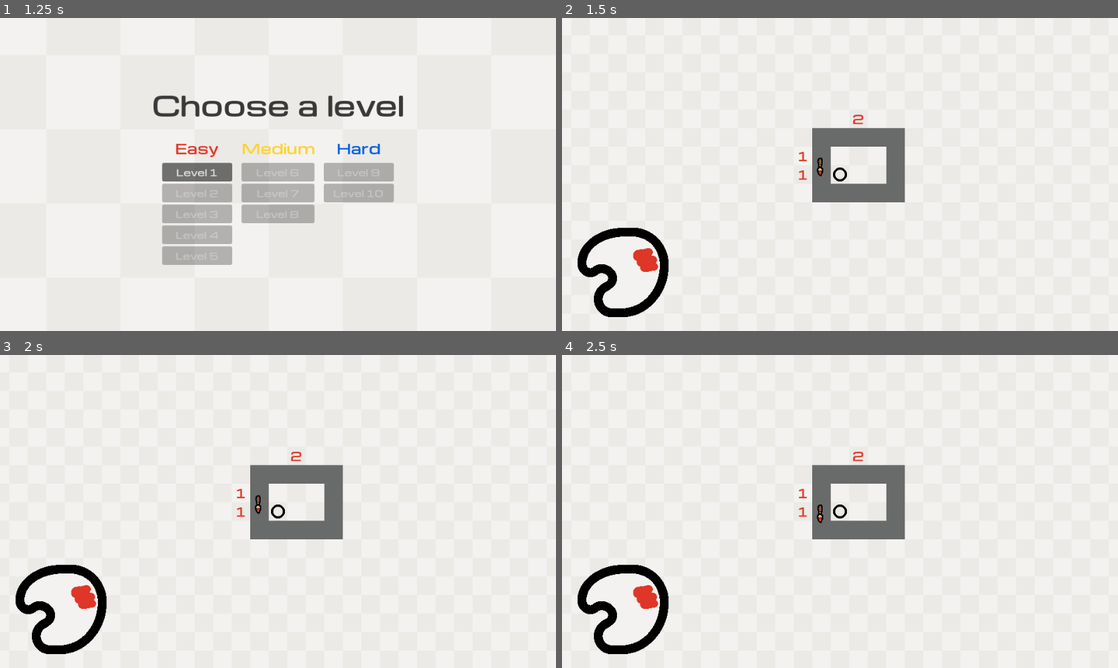
Above: before the commit, frames 1-4 (two rows, left to right).
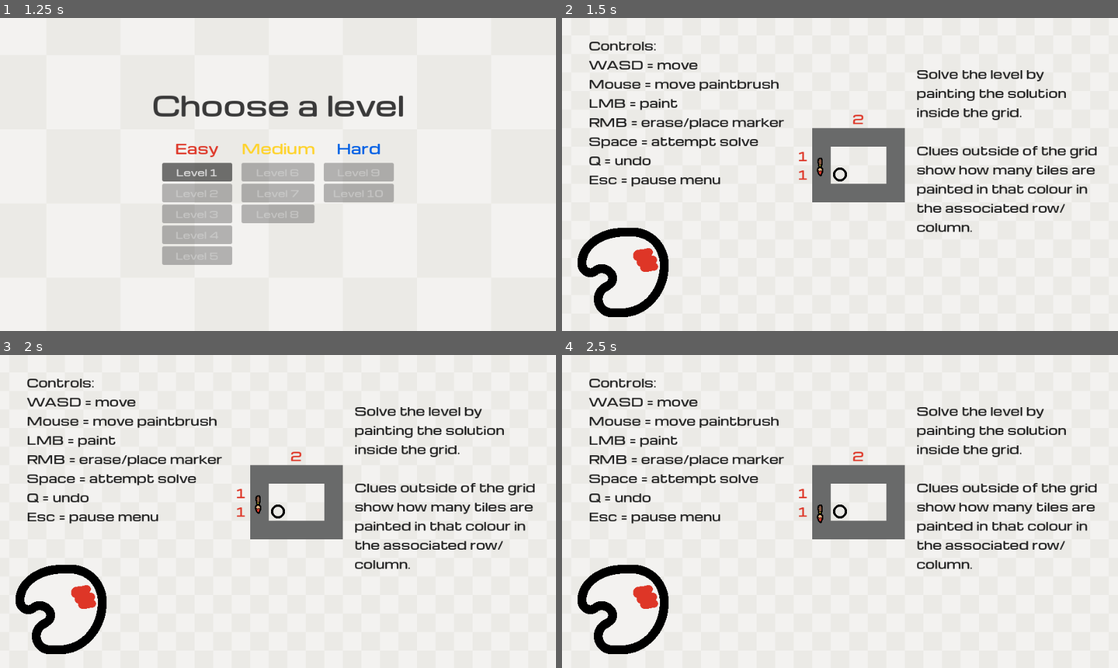
Above: after the commit, the same moments.

Repository: btoosey/Godot-Wild-Jam-99
Game: Godot game, scene res://scenes/main/main.tscn
Two runs of this game, one before a commit and one after it. Both use one fixed random seed, a clock stepped at 60 frames per second and the inputs below.
Inputs (mouse positions are in pixels of both pictures, inside the frame that each line leads up to):
- Up to frame 1 (1.25 s): click "Start Game" at 0.5 s
- Up to frame 2 (1.5 s): click "Level 1" at 1.25 s
- Up to frame 3 (2 s): no input
- Up to frame 4 (2.5 s): click (645, 596) at 2 s

Frame 1 is identical in both runs. In frame 2, 5.7% of the frame differs, in the area x 4-97%, y 7-69%; in frame 3, 5.7%; in frame 4, 5.7%.

Commit message:
ADD: Tutorialisation of levels

Diff:
--- a/scenes/clues/clue_container.gd
+++ b/scenes/clues/clue_container.gd
@@ -1,6 +1 @@
 extends Node2D
-
-
-func hide_clues() -> void:
-	for clue in get_children():
-		clue.hide()
--- a/scenes/levels/level001.tscn
+++ b/scenes/levels/level001.tscn
@@ -133,6 +133,42 @@
 value = 2
 clue_colour = 1
 
+[node name="Controls" type="Label" parent="." unique_id=1927255653]
+offset_left = 30.0
+offset_top = 34.0
+offset_right = 368.0
+offset_bottom = 295.0
+theme_override_colors/font_color = Color(0.12591085, 0.12591085, 0.12591082, 1)
+theme_override_font_sizes/font_size = 20
+text = "Controls:
+WASD = move
+Mouse = move paintbrush
+LMB = paint
+RMB = erase/place marker
+Space = attempt solve
+Q = undo
+Esc = pause menu"
+
+[node name="Tutorial1" type="Label" parent="." unique_id=1638856483]
+custom_minimum_size = Vector2(332, 0)
+anchors_preset = 8
+anchor_left = 0.5
+anchor_top = 0.5
+anchor_right = 0.5
+anchor_bottom = 0.5
+offset_left = 595.5
+offset_top = 83.0
+offset_right = 927.5
+offset_bottom = 443.0
+grow_horizontal = 2
+grow_vertical = 2
+theme_override_colors/font_color = Color(0.12591085, 0.12591085, 0.12591082, 1)
+theme_override_font_sizes/font_size = 20
+text = "Solve the level by painting the solution inside the grid.
+
+Clues outside of the grid show how many tiles are painted in that colour in the associated row/column."
+autowrap_mode = 2
+
 [node name="LevelLog" type="Node" parent="." unique_id=162738427 node_paths=PackedStringArray("paintbrush", "player")]
 script = ExtResource("8_5lugw")
 paintbrush = NodePath("../Paintbrush")
--- a/scenes/levels/level002.tscn
+++ b/scenes/levels/level002.tscn
@@ -148,6 +148,26 @@
 value = 3
 clue_colour = 1
 
+[node name="Tutorial2" type="Label" parent="." unique_id=21669160]
+custom_minimum_size = Vector2(332, 0)
+anchors_preset = 8
+anchor_left = 0.5
+anchor_top = 0.5
+anchor_right = 0.5
+anchor_bottom = 0.5
+offset_left = 595.5
+offset_top = 147.0
+offset_right = 927.5
+offset_bottom = 507.0
+grow_horizontal = 2
+grow_vertical = 2
+theme_override_colors/font_color = Color(0.12591085, 0.12591085, 0.12591082, 1)
+theme_override_font_sizes/font_size = 20
+text = "A clue will show the total number of tiles in that colour.
+
+They do not show how many of that colour appear consecutively. "
+autowrap_mode = 2
+
 [node name="LevelLog" type="Node" parent="." unique_id=162738427 node_paths=PackedStringArray("paintbrush", "player")]
 script = ExtResource("10_2ud64")
 paintbrush = NodePath("../Paintbrush")
--- a/scenes/levels/level004.tscn
+++ b/scenes/levels/level004.tscn
@@ -158,6 +158,27 @@
 value = 1
 clue_colour = 1
 
+[node name="MixingColours" type="Label" parent="." unique_id=1125243717]
+custom_minimum_size = Vector2(332, 0)
+anchors_preset = 8
+anchor_left = 0.5
+anchor_top = 0.5
+anchor_right = 0.5
+anchor_bottom = 0.5
+offset_left = 595.5
+offset_top = 107.0
+offset_right = 927.5
+offset_bottom = 467.0
+grow_horizontal = 2
+grow_vertical = 2
+theme_override_colors/font_color = Color(0.12591085, 0.12591085, 0.12591082, 1)
+theme_override_font_sizes/font_size = 20
+text = "Different colours are painted on separate layers. Overlapping paint mixes the colours to create new ones.
+
+Select different colours using the palette in bottom left of the screen.
+"
+autowrap_mode = 2
+
 [node name="LevelLog" type="Node" parent="." unique_id=162738427 node_paths=PackedStringArray("paintbrush", "player")]
 script = ExtResource("10_ugxsx")
 paintbrush = NodePath("../Paintbrush")
--- a/scenes/levels/level005.tscn
+++ b/scenes/levels/level005.tscn
@@ -178,6 +178,28 @@
 value = 1
 clue_colour = 3
 
+[node name="ClueOrder" type="Label" parent="." unique_id=676221827]
+custom_minimum_size = Vector2(332, 0)
+anchors_preset = 8
+anchor_left = 0.5
+anchor_top = 0.5
+anchor_right = 0.5
+anchor_bottom = 0.5
+offset_left = 611.5
+offset_top = 25.0
+offset_right = 943.5
+offset_bottom = 517.0
+grow_horizontal = 2
+grow_vertical = 2
+theme_override_colors/font_color = Color(0.12591085, 0.12591085, 0.12591082, 1)
+theme_override_font_sizes/font_size = 20
+text = "Clues are read from left to right/top to bottom.
+
+The order in which colours appear in clues is the order in which at least one tile of that colour first appears in the grid from the clue's perspective.
+
+Not all of one colour must be used before a new colour is introduced in a row/column."
+autowrap_mode = 2
+
 [node name="LevelLog" type="Node" parent="." unique_id=162738427 node_paths=PackedStringArray("paintbrush", "player")]
 script = ExtResource("10_lyun6")
 paintbrush = NodePath("../Paintbrush")
--- a/scenes/levels/level006.tscn
+++ b/scenes/levels/level006.tscn
@@ -275,6 +275,30 @@
 layout_mode = 2
 text = "Level Select"
 
+[node name="ClueOrder" type="Label" parent="." unique_id=1831015860]
+custom_minimum_size = Vector2(332, 0)
+anchors_preset = 8
+anchor_left = 0.5
+anchor_top = 0.5
+anchor_right = 0.5
+anchor_bottom = 0.5
+offset_left = 627.5
+offset_top = 137.0
+offset_right = 959.5
+offset_bottom = 629.0
+grow_horizontal = 2
+grow_vertical = 2
+theme_override_colors/font_color = Color(0.12591085, 0.12591085, 0.12591082, 1)
+theme_override_font_sizes/font_size = 20
+text = "Red + Yellow = Orange
+
+Yellow + Blue = Green
+
+Red + Blue = Purple
+
+Red + Yellow + Blue = Brown"
+autowrap_mode = 2
+
 [connection signal="pressed" from="LevelUI/LayerButtons/Red" to="LevelUI/LayerButtons" method="_on_red_pressed"]
 [connection signal="pressed" from="LevelUI/LayerButtons/Yellow" to="LevelUI/LayerButtons" method="_on_yellow_pressed"]
 [connection signal="pressed" from="LevelUI/LayerButtons/Blue" to="LevelUI/LayerButtons" method="_on_blue_pressed"]
--- a/scripts/ui/game_ui/level_victory_menu/level_victory_ui.gd
+++ b/scripts/ui/game_ui/level_victory_menu/level_victory_ui.gd
@@ -9,7 +9,6 @@
 @onready var paintbrush: Paintbrush = $"../Paintbrush"
 @onready var buttons: VBoxContainer = $Buttons
 @onready var next_level_button: Button = $Buttons/NextLevelButton
-@onready var clue_container: Node2D = $"../ClueContainer"
 
 
 func _ready() -> void:
@@ -22,7 +21,6 @@
 		paintbrush.hide()
 		level_ui.hide()
 		buttons.show()
-		clue_container.hide_clues()
 		blockers.hide()
 		var tween := create_tween()
 		tween.tween_property(walls, "modulate:a", 0.0, 1)
